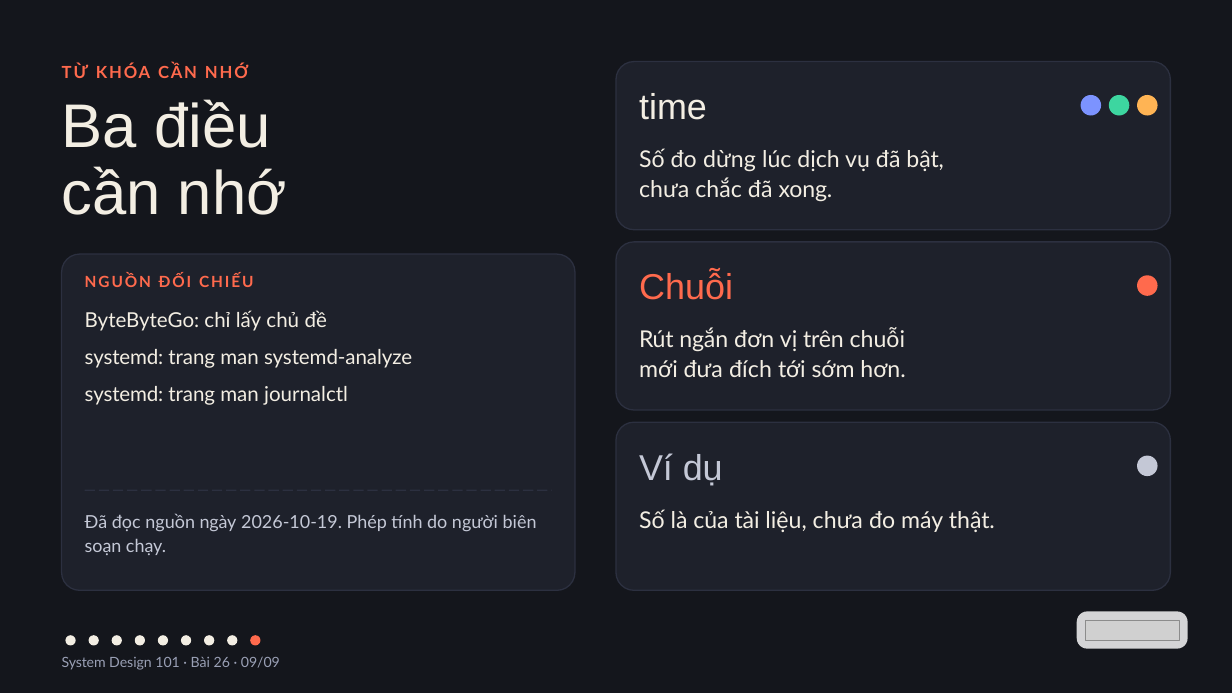
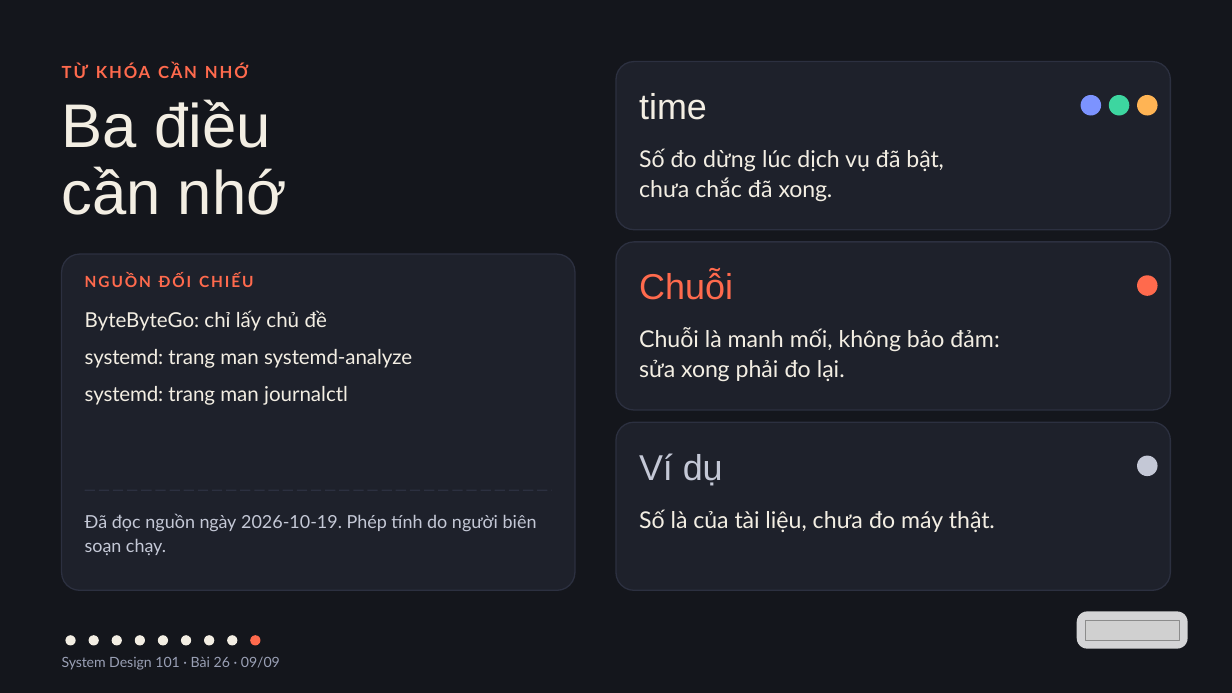
Before and after one commit to vohoailinh90/tool-marketing-studio, a slide deck: slide 9 of system-design-101/vi/lessons/sd-10-026/slides/sd-10-026.pptx. Drawn at 1232x693 pixels with LibreOffice and Linux fonts; fonts in the diff are those of the drawing; grey boxes stand for pictures. Boxes give left, top, right and bottom in pixels: in the first picture for what was removed or moved away, otherwise in the second. Text is boxed around its words. In the diff, an @@ line names an element or a change of style, - is before the commit and + after.

```diff
--- a/system-design-101/vi/lessons/sd-10-026/slides/sd-10-026.pptx
+++ b/system-design-101/vi/lessons/sd-10-026/slides/sd-10-026.pptx
@@ text at [639,327,999,382]: text changed @@
-Rút ngắn đơn vị trên chuỗi
-mới đưa đích tới sớm hơn.
+Chuỗi là manh mối, không bảo đảm:
+sửa xong phải đo lại.
```
Also in this commit, not shown: 1 other slide changed, 1 other file.
